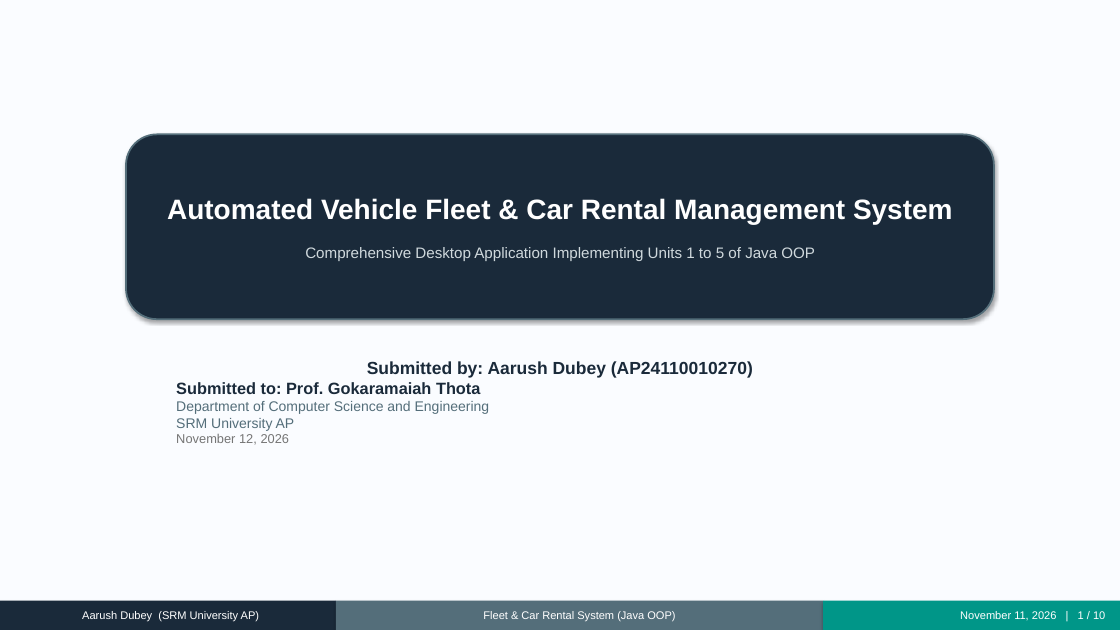
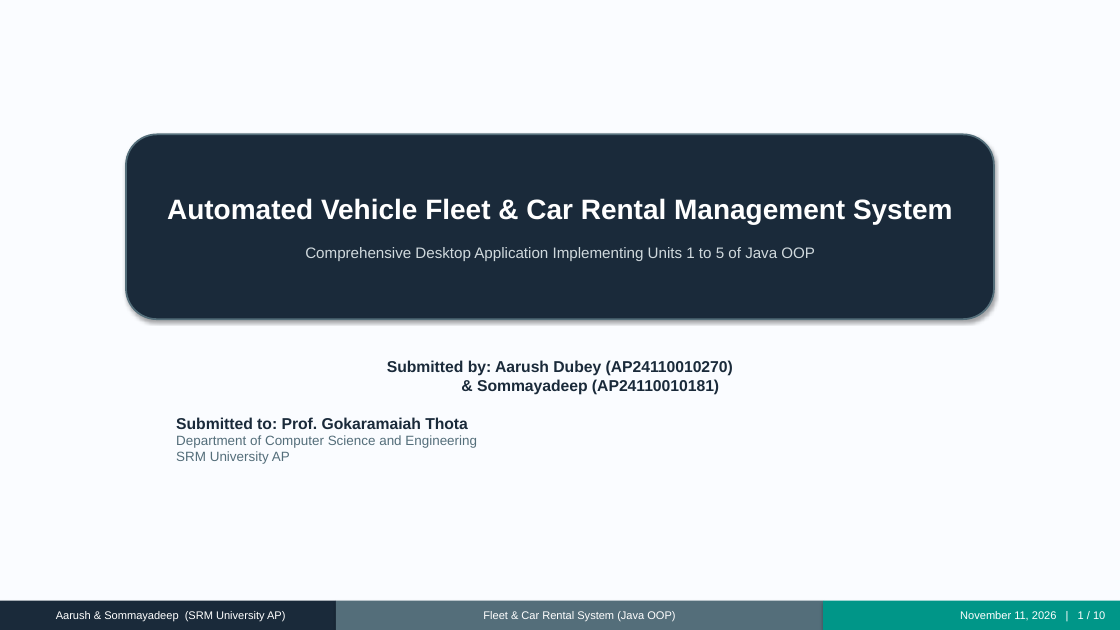
Before and after one commit to aarushdubey/car-rental-system-java, a slide deck: slide 1 of Car_Rental_System_Presentation.pptx. Drawn at 1120x630 pixels with LibreOffice and Linux fonts; fonts in the diff are those of the drawing. Boxes give left, top, right and bottom in pixels: in the first picture for what was removed or moved away, otherwise in the second. Text is boxed around its words. In the diff, an @@ line names an element or a change of style, - is before the commit and + after.

Commit message:
docs: add co-author Sommayadeep (AP24110010181) to project report and presentation

```diff
--- a/Car_Rental_System_Presentation.pptx
+++ b/Car_Rental_System_Presentation.pptx
@@ text at (387, 360, 733, 395): text changed; size 15 to 13.5 pt @@
-Submitted by: Aarush Dubey (AP24110010270)
+Submitted by: Aarush Dubey (AP24110010270)
+& Sommayadeep (AP24110010181)
@@ text at (176, 417, 477, 464): size 14 to 13.5 pt in "Submitted to: Prof. Gokaramaiah Thota"; size 12 to 11.5 pt in "Department of Computer Science and Engineering SRM ..." @@
@@ text at (176, 434, 290, 444): paragraph removed @@
-November 12, 2026
@@ text in rectangle at (56, 611, 285, 622): text changed @@
-Aarush Dubey (SRM University AP)
+Aarush & Sommayadeep (SRM University AP)
```
Also in this commit, not shown: 9 other slides changed, 3 other files.
